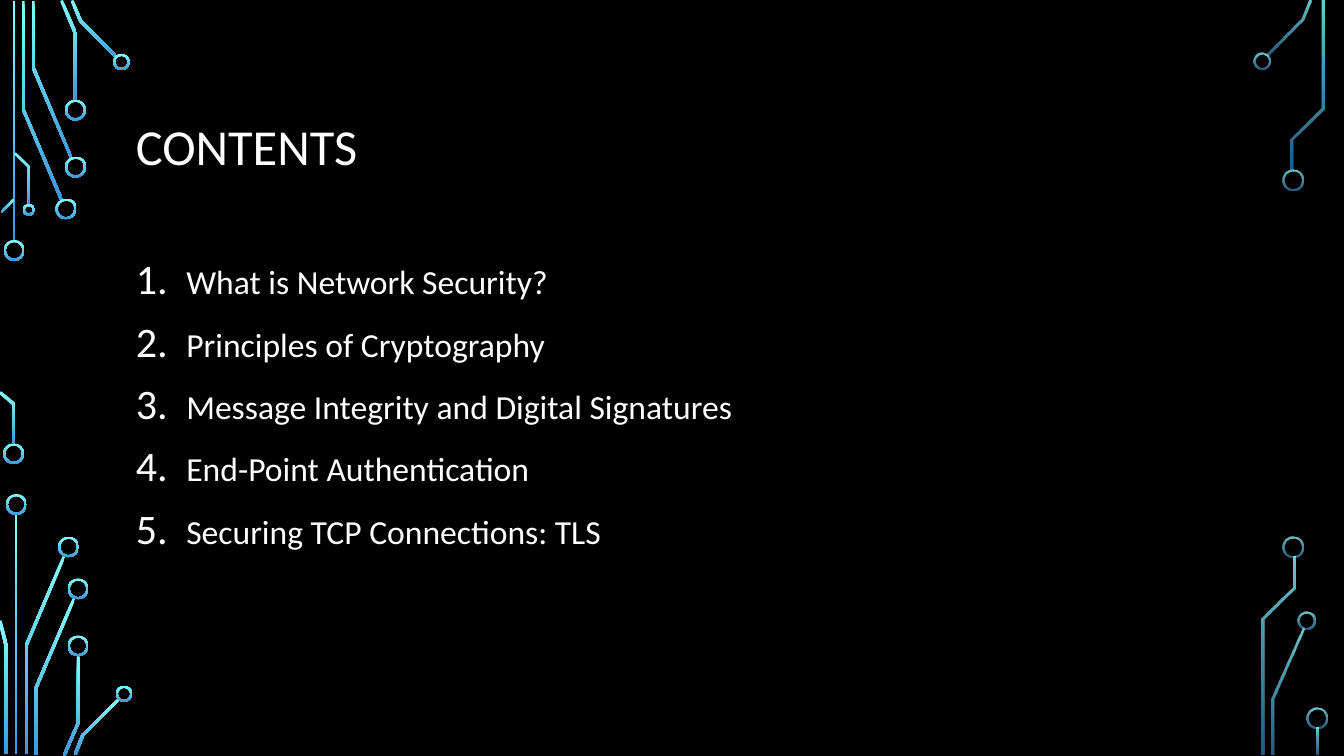
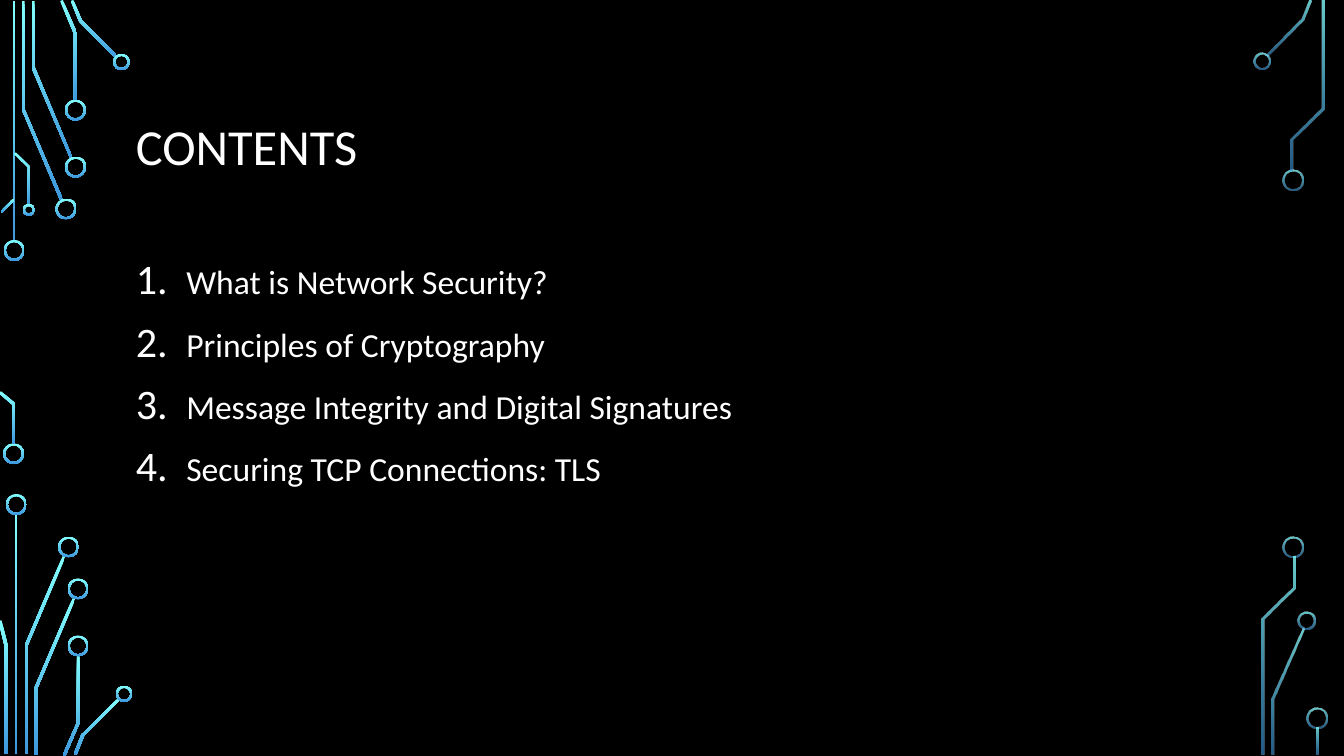
Before and after one commit to CDsonji/NET-Seminar, a slide deck: slide 2 of TLS.pptx. Drawn at 1344x756 pixels with LibreOffice and Linux fonts; fonts in the diff are those of the drawing; background and template pictures are left out. Boxes give left, top, right and bottom in pixels: in the first picture for what was removed or moved away, otherwise in the second. Text is boxed around its words. In the diff, an @@ line names an element or a change of style, - is before the commit and + after.

```diff
--- a/TLS.pptx
+++ b/TLS.pptx
@@ text at bbox=[186, 457, 530, 482]: paragraph removed @@
-4. End-Point Authentication
```
Also in this commit, not shown: 1 other slide changed, 16 slides added.
